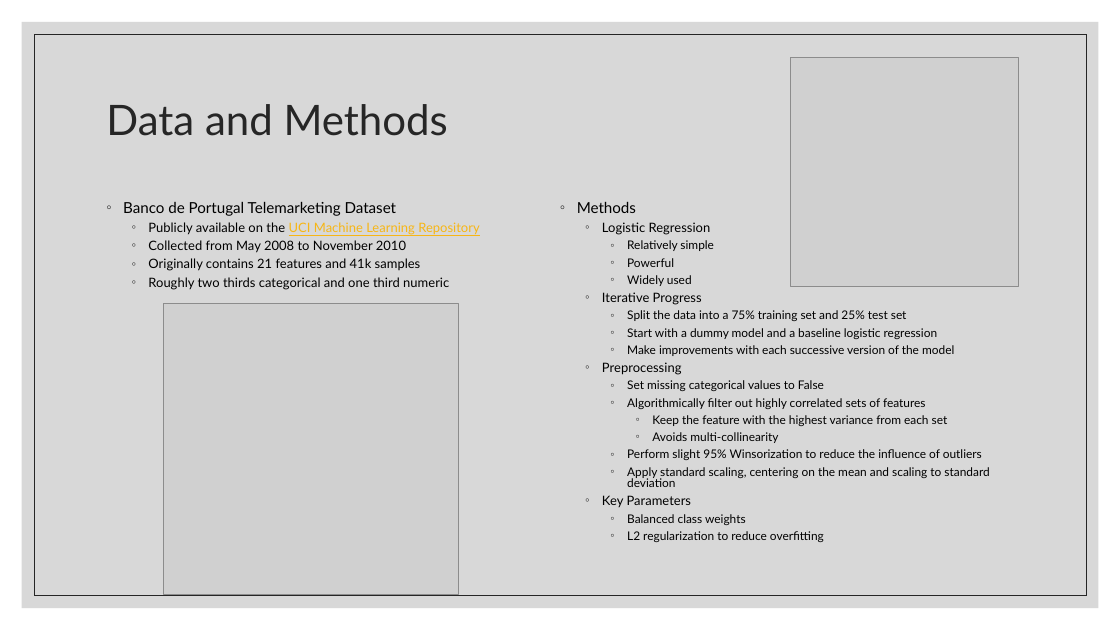
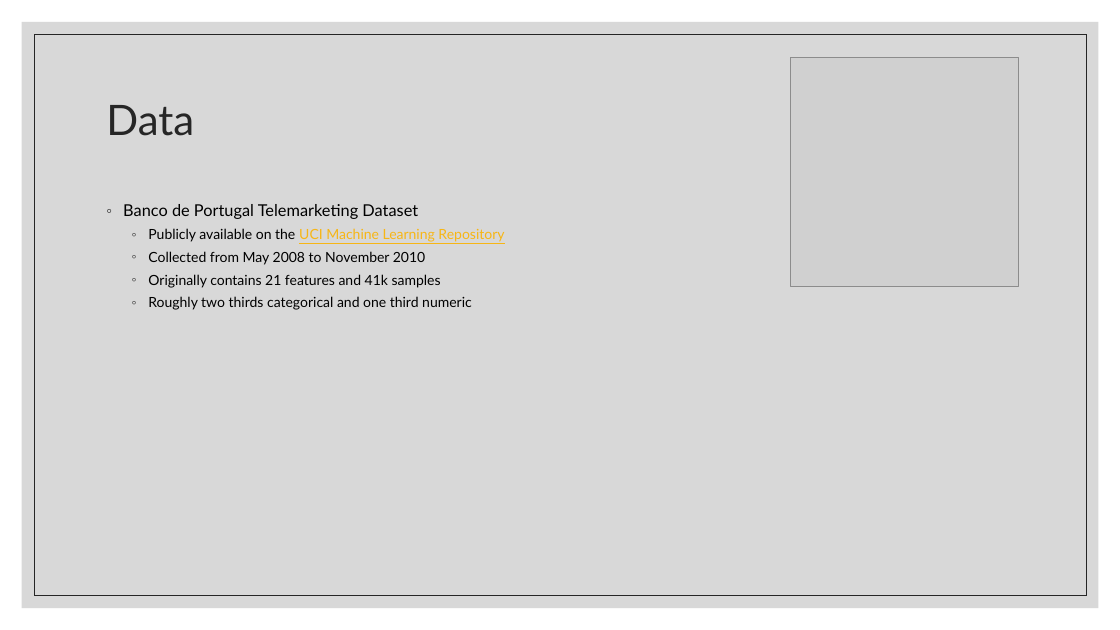
Before and after one commit to ndgigliotti/dsc-phase-3-project, a slide deck: slide 3 of presentation/predicting_bank_telemarketing_sales.pptx. Drawn at 1120x630 pixels with LibreOffice and Linux fonts; fonts in the diff are those of the drawing; grey boxes stand for pictures. Boxes give left, top, right and bottom in pixels: in the first picture for what was removed or moved away, otherwise in the second. Text is boxed around its words. In the diff, an @@ line names an element or a change of style, - is before the commit and + after.

```diff
--- a/presentation/predicting_bank_telemarketing_sales.pptx
+++ b/presentation/predicting_bank_telemarketing_sales.pptx
@@ title at [106,105,194,136]: text changed @@
-Data and Methods
+Data
@@ text "Banco de Portugal Telemarketing Dataset" at [123,204,504,310]: size 12.9 to 14 pt in "Banco de Portugal Telemarketing Dataset"; size 11.1 to 12 pt in "Publicly available on the UCI Machine Learning ...", "Collected from May 2008 to November 2010", "Originally contains 21 features and 41k samples", "Roughly two thirds categorical and one third ..."; line spacing 1 to 1.2; line spacing 0.8 to 1 @@
@@ text at [577,202,989,542]: paragraphs removed @@
-◦ Methods
-  ◦ Logistic Regression
-    ◦ Relatively simple
-    ◦ Powerful
-    ◦ Widely used
-  ◦ Iterative Progress
-    ◦ Split the data into a 75% training set and 25% test set
-    ◦ Start with a dummy model and a baseline logistic regression
-    ◦ Make improvements with each successive version of the model
-  ◦ Preprocessing
-    ◦ Set missing categorical values to False
-    ◦ Algorithmically filter out highly correlated sets of features
-      ◦ Keep the feature with the highest variance from each set
-      ◦ Avoids multi-collinearity
-    ◦ Perform slight 95% Winsorization to reduce the influence of outliers
-    ◦ Apply standard scaling, centering on the mean and scaling to standard deviation
-  ◦ Key Parameters
-    ◦ Balanced class weights
-    ◦ L2 regularization to reduce overfitting
@@ picture removed at [163,304,458,595] @@
```
Also in this commit, not shown: 2 other slides changed, 2 slides added, 4 other files.
